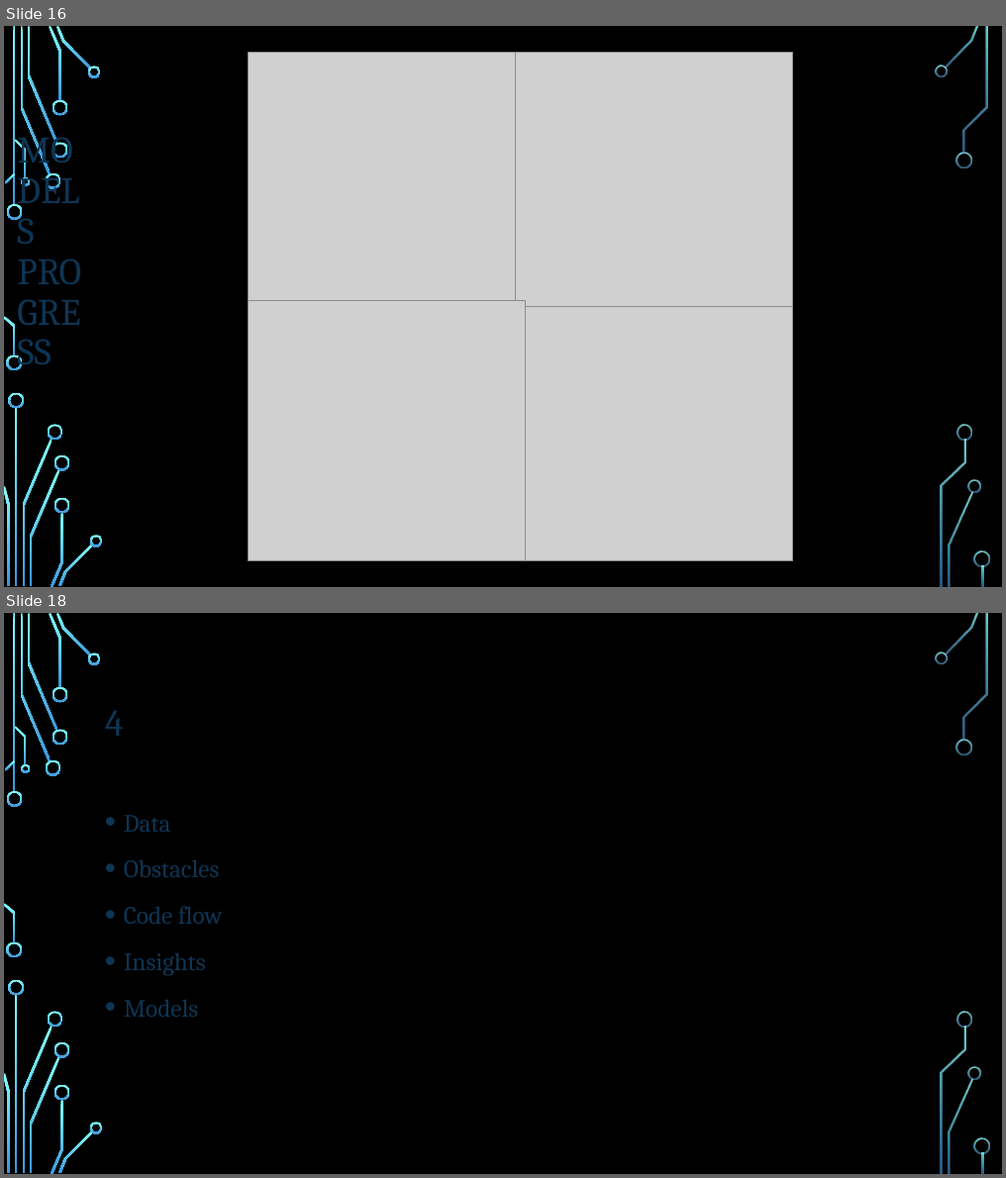
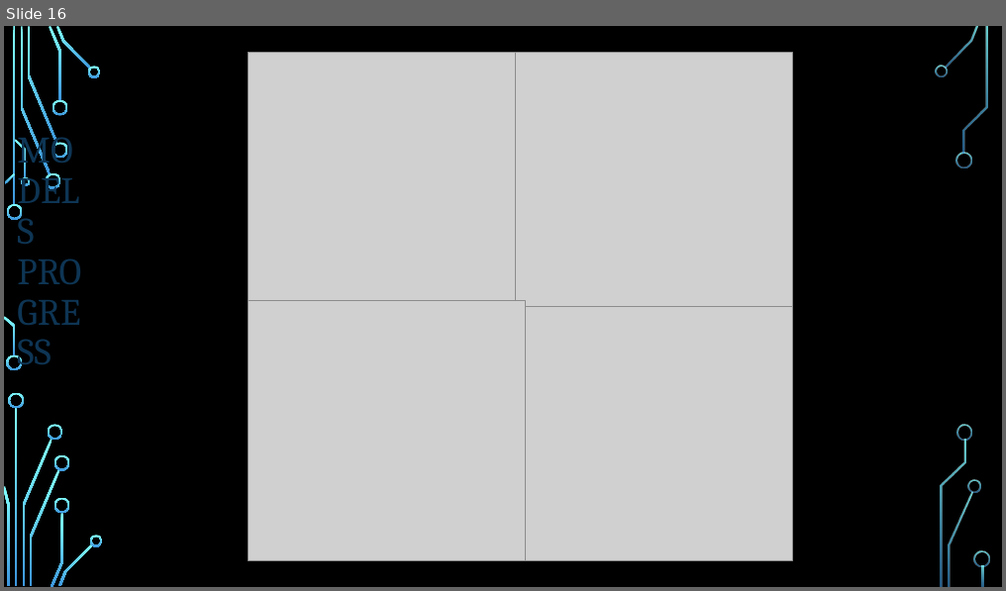
Before and after one commit to khbk/capstone-unemployment, a slide deck: THE presentation.pptx. Shown one above the other, each under a label of ours: slides 16 and 18 before the commit, slide 16 after it; the slides between them are not shown. The pictures are 1006x1178 and 1006x591 pixels, drawn with LibreOffice and Linux fonts; fonts in the diff are those of the drawing; grey boxes stand for pictures; background and template pictures are left out. Boxes give left, top, right and bottom in pixels: in the first picture for what was removed or moved away, otherwise in the second. Text is boxed around its words. In the diff, an @@ line names an element or a change of style, - is before the commit and + after.

```diff
--- a/THE presentation.pptx
+++ b/THE presentation.pptx
@@ slide 18 removed at bbox=[4, 613, 1002, 1174], background picture (left out); not listed: 36 template elements that a slide beside it also shows @@
@@ title removed at bbox=[105, 710, 124, 736] @@
-4
@@ text removed at bbox=[124, 815, 223, 1017] @@
-• Data
-• Obstacles
-• Code flow
-• Insights
-• Models
```
Also in this commit, not shown: 2 slides added, 1 other slide removed, 2 other files.
